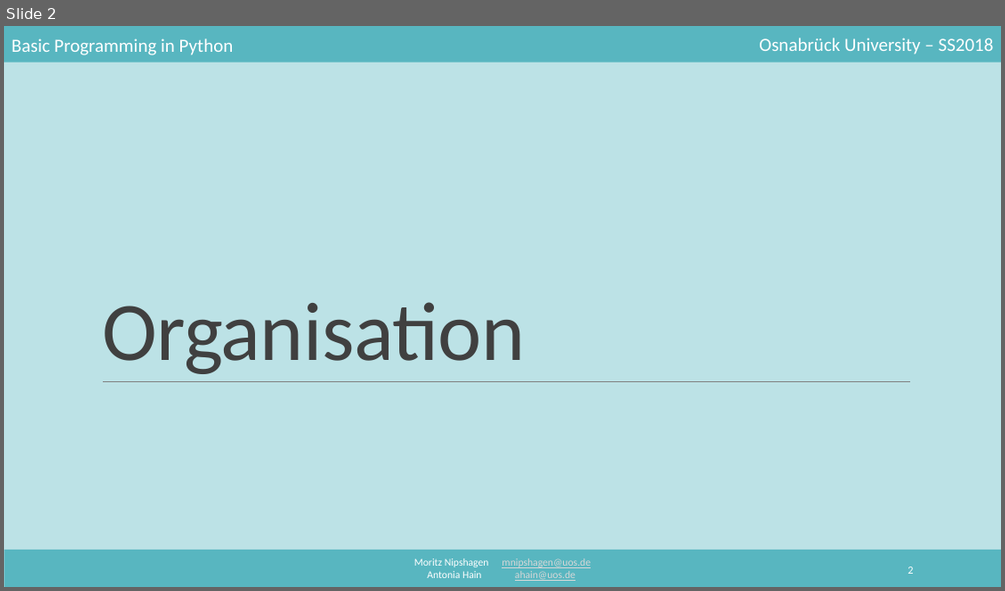
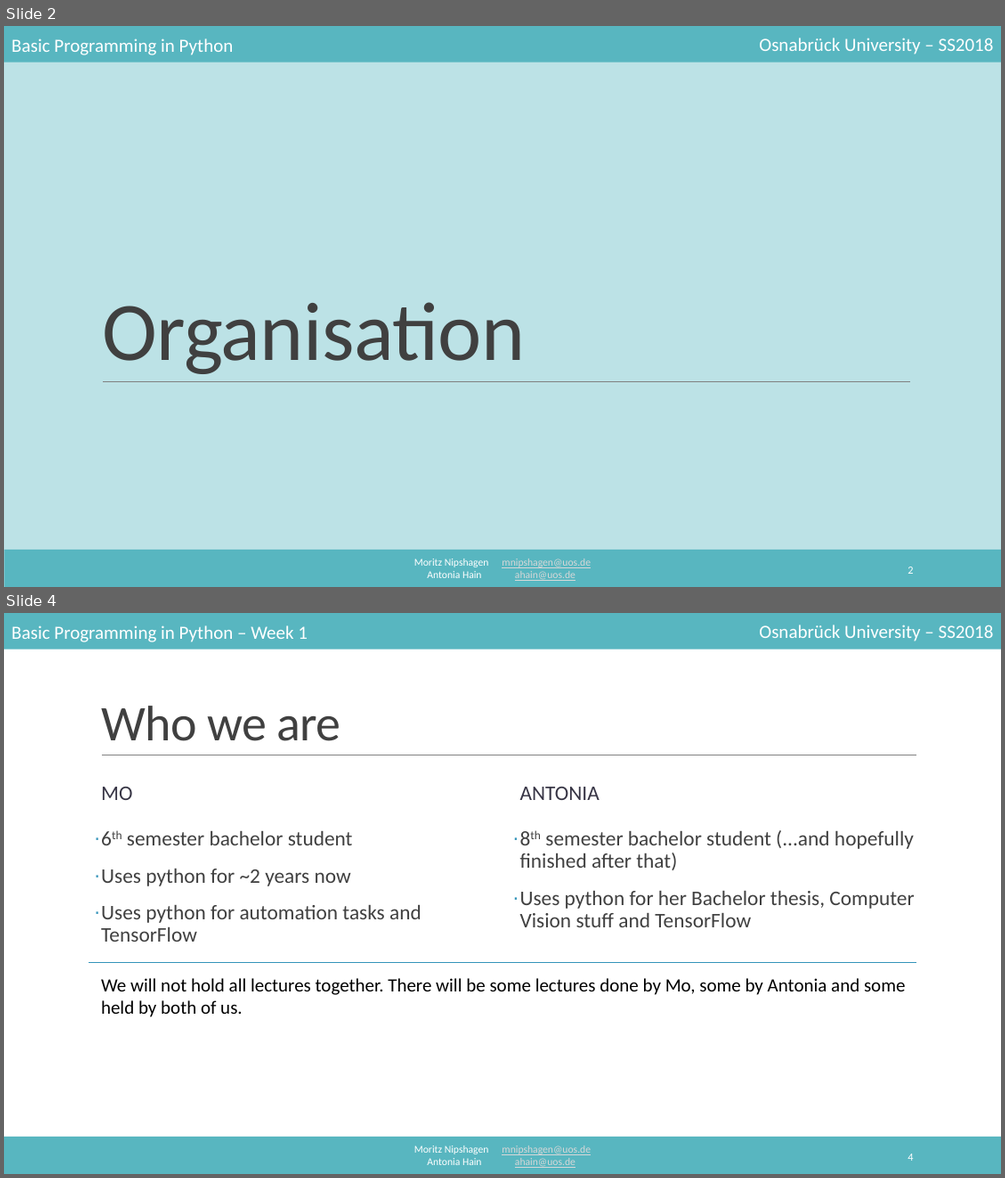
Before and after one commit to mnipshagen/monty, a slide deck: 2018/01/Hello_World.pptx. Shown one above the other, each under a label of ours: slide 2 before the commit, slides 2 and 4 after it; the slides between them are not shown. The pictures are 1005x591 and 1005x1178 pixels, drawn with LibreOffice and Linux fonts; fonts in the diff are those of the drawing. Boxes give left, top, right and bottom in pixels: in the first picture for what was removed or moved away, otherwise in the second. Text is boxed around its words. In the diff, an @@ line names an element or a change of style, - is before the commit and + after.

```diff
--- a/2018/01/Hello_World.pptx
+++ b/2018/01/Hello_World.pptx
@@ slide 4 added at bbox=[4, 613, 1001, 1174], background #FFFFFF; not listed: 4 template elements that a slide beside it also shows @@
@@ text added at bbox=[11, 625, 307, 642], 18 pt, text #FFFFFF @@
+Basic Programming in Python – Week 1
@@ title added at bbox=[101, 706, 341, 741], 48 pt, text #404040 @@
+Who we are
@@ line added from (102, 755) to (917, 755), #808080 0.5 pt @@
@@ text added at bbox=[101, 787, 132, 800], 20 pt, text #373545 @@
+MO
@@ text added at bbox=[520, 787, 599, 800], 20 pt, text #373545 @@
+ANTONIA
@@ text added at bbox=[101, 831, 421, 941], 20 pt, text #404040 @@
+· 6th semester bachelor student
+· Uses python for ~2 years now
+· Uses python for automation tasks and TensorFlow
@@ text added at bbox=[520, 830, 914, 927], 20 pt, text #404040 @@
+· 8th semester bachelor student (...and hopefully finished after that)
+· Uses python for her Bachelor thesis, Computer Vision stuff and TensorFlow
@@ line added from (89, 963) to (916, 963), #3494BA 1 pt @@
@@ text added at bbox=[101, 978, 905, 1017], 18 pt, text #000000 @@
+We will not hold all lectures together. There will be some lectures done by Mo, some by Antonia and some held by both of us.
@@ page number added at bbox=[907, 1153, 913, 1160], 10.5 pt, text #FFFFFF @@
+4
```
Also in this commit, not shown: 3 slides changed, 16 other slides added, 13 other files.
